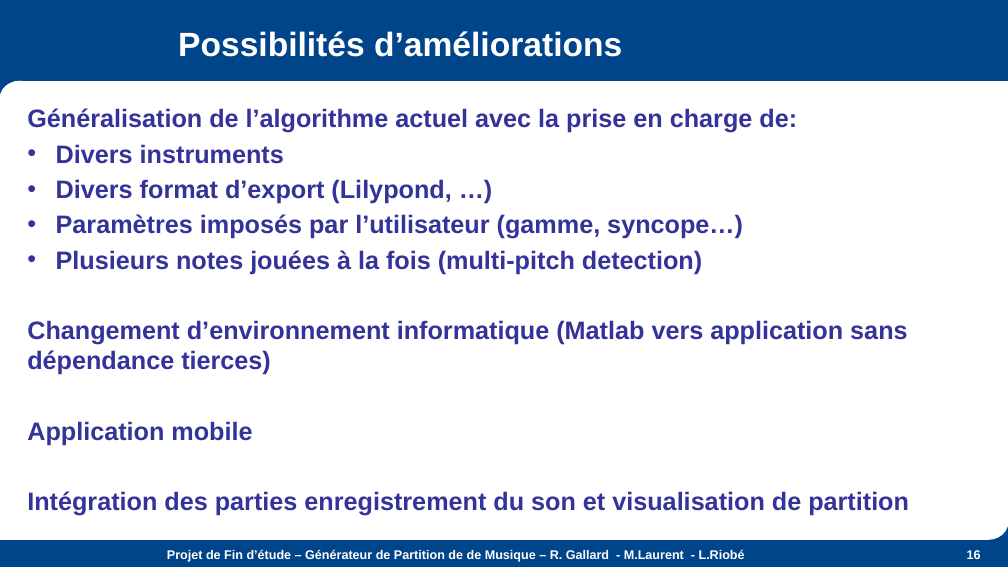
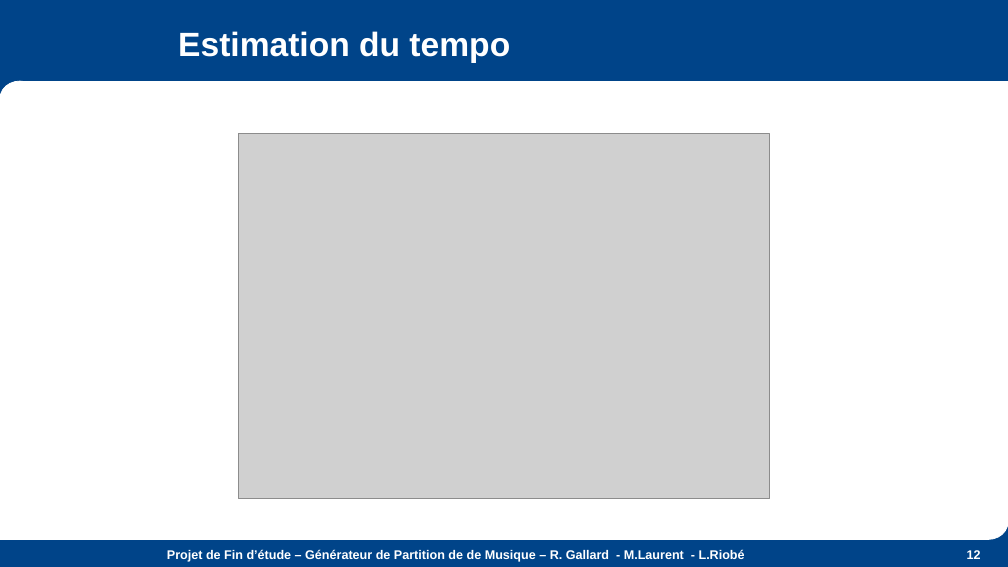
Before and after one commit to the-midge/gentab, a slide deck: slide 12 of Docs/Présentation-PFE.pptx (slide 16 before the commit). Drawn at 1008x567 pixels with LibreOffice and Linux fonts; fonts in the diff are those of the drawing; grey boxes stand for pictures; background and template pictures are left out. Boxes give left, top, right and bottom in pixels: in the first picture for what was removed or moved away, otherwise in the second. Text is boxed around its words. In the diff, an @@ line names an element or a change of style, - is before the commit and + after.

```diff
--- a/Docs/Présentation-PFE.pptx
+++ b/Docs/Présentation-PFE.pptx
@@ title at <box>178,31,510,63</box>: text changed @@
-Possibilités d’améliorations
+Estimation du tempo
@@ text removed at <box>27,108,909,516</box> @@
-Généralisation de l’algorithme actuel avec la prise en charge de:
-• Divers instruments
-• Divers format d’export (Lilypond, …)
-• Paramètres imposés par l’utilisateur (gamme, syncope…)
-• Plusieurs notes jouées à la fois (multi-pitch detection)
-Changement d’environnement informatique (Matlab vers application sans dépendance tierces)
-Application mobile
-Intégration des parties enregistrement du son et visualisation de partition
@@ picture added at <box>238,134,770,498</box> @@
@@ page number at <box>967,550,981,559</box>: text changed @@
-16
+12
```
Also in this commit, not shown: 6 other slides changed, 8 slides added, 16 other files.
